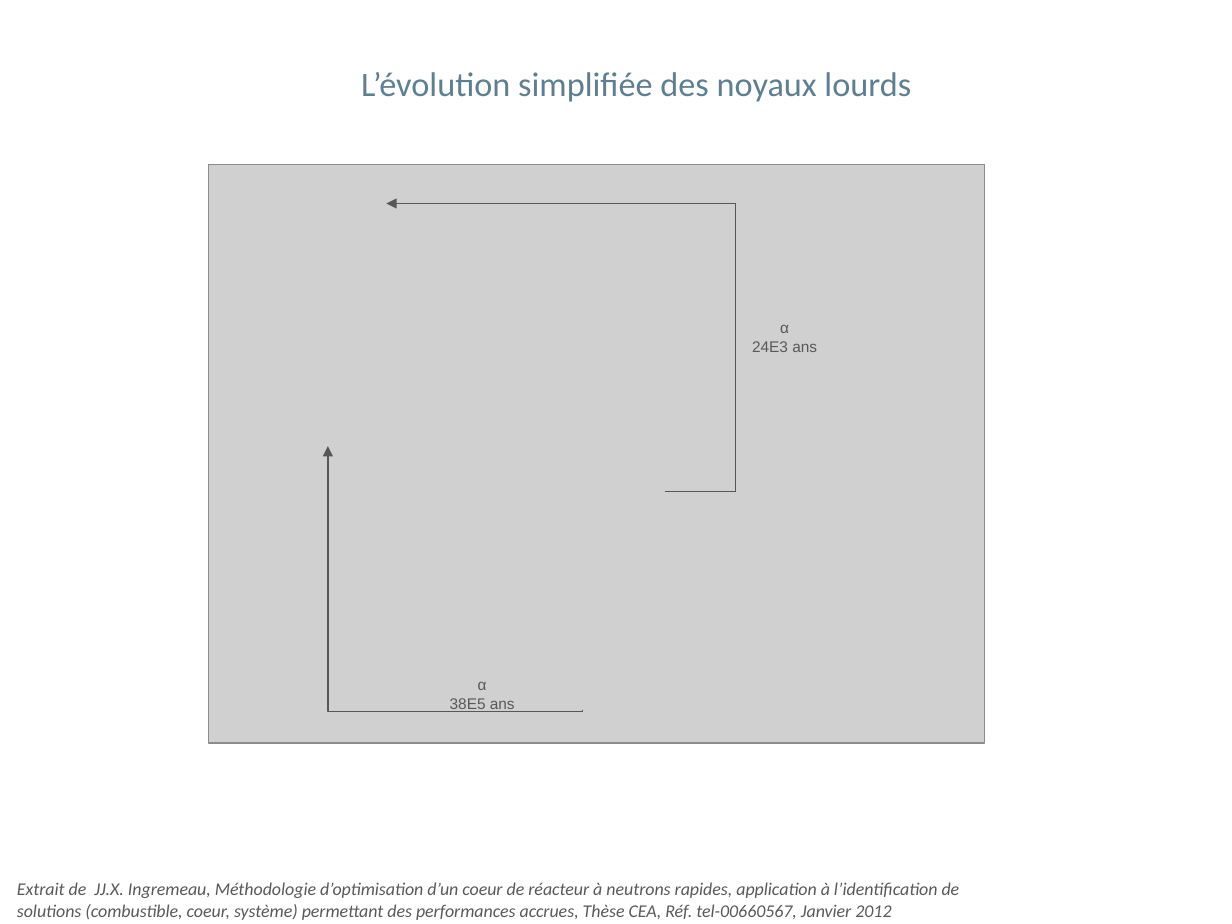
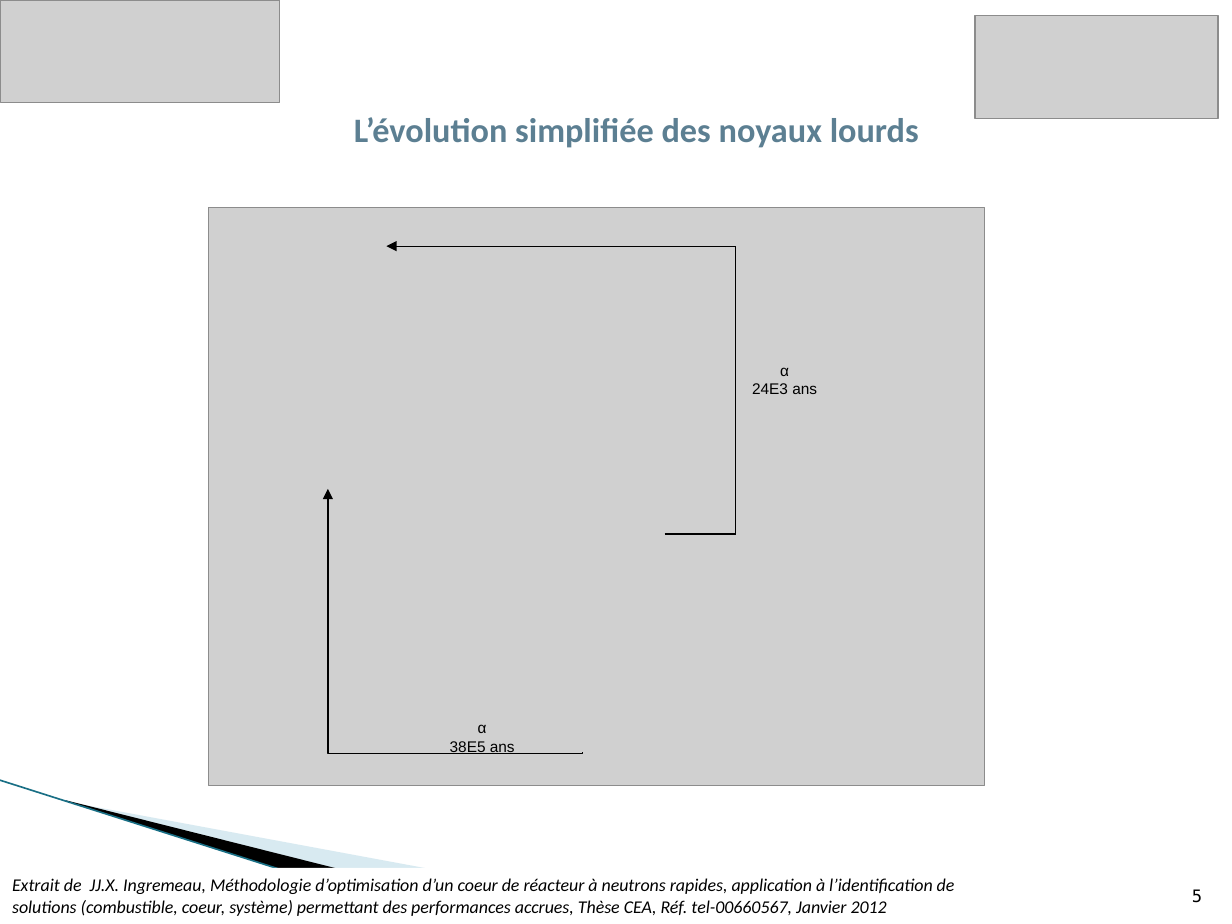
Before and after one commit to phjacquet/physor-smr-fbo, a slide deck: slide 5 of Fabien/ppt soutenance FBO.pptx. Drawn at 1232x924 pixels with LibreOffice and Linux fonts; fonts in the diff are those of the drawing; grey boxes stand for pictures; background and template pictures are left out. Boxes give left, top, right and bottom in pixels: in the first picture for what was removed or moved away, otherwise in the second. Text is boxed around its words. In the diff, an @@ line names an element or a change of style, - is before the commit and + after.

```diff
--- a/Fabien/ppt soutenance FBO.pptx
+++ b/Fabien/ppt soutenance FBO.pptx
@@ picture added at <box>0,0,278,102</box> @@
@@ picture added at <box>975,16,1217,120</box> @@
@@ text "L’évolution simplifiée des noyaux lourds" at <box>354,117,919,148</box>: bold on @@
@@ picture: place and size @@
-picture at <box>208,165,984,744</box>
+picture at <box>208,207,984,786</box>
@@ arrow (736, 246) - (387, 246): stroke #575757 0.75 pt to #000000 0.75 pt @@
@@ 3 texts, 1 elbow arrow, 1 arrow, 1 line: place and size @@
-3 texts, 1 elbow arrow, 1 arrow, 1 line at <box>328,72,911,712</box>
+3 texts, 1 elbow arrow, 1 arrow, 1 line at <box>328,117,919,754</box>
@@ line (736, 246) - (736, 535): stroke #575757 0.75 pt to #000000 0.75 pt @@
@@ text colour #595959 to #000000 in 3 elements at <box>12,878,955,916</box>, <box>450,724,515,754</box>, <box>752,367,817,394</box> @@
@@ elbow arrow (583, 753) - (328, 489): stroke #575757 0.75 pt to #000000 0.75 pt @@
@@ line moved from (664, 492) - (737, 492) to (664, 533) - (737, 533) @@
@@ line (664, 533) - (737, 533): stroke #575757 0.75 pt to #000000 0.75 pt @@
@@ line added from (0, 780) to (457, 924), #97C5D8 0.95 pt @@
@@ freeform shape added at <box>65,800,563,924</box>, fill #000000 @@
@@ freeform shape added at <box>68,801,733,924</box>, fill #A0CBDC at 40% opacity @@
@@ page number added at <box>1192,889,1202,903</box>, 10 pt, text #000000 @@
+5
```
Also in this commit, not shown: 18 other slides changed, 4 slides added, 5 slides removed, 2 other files.
